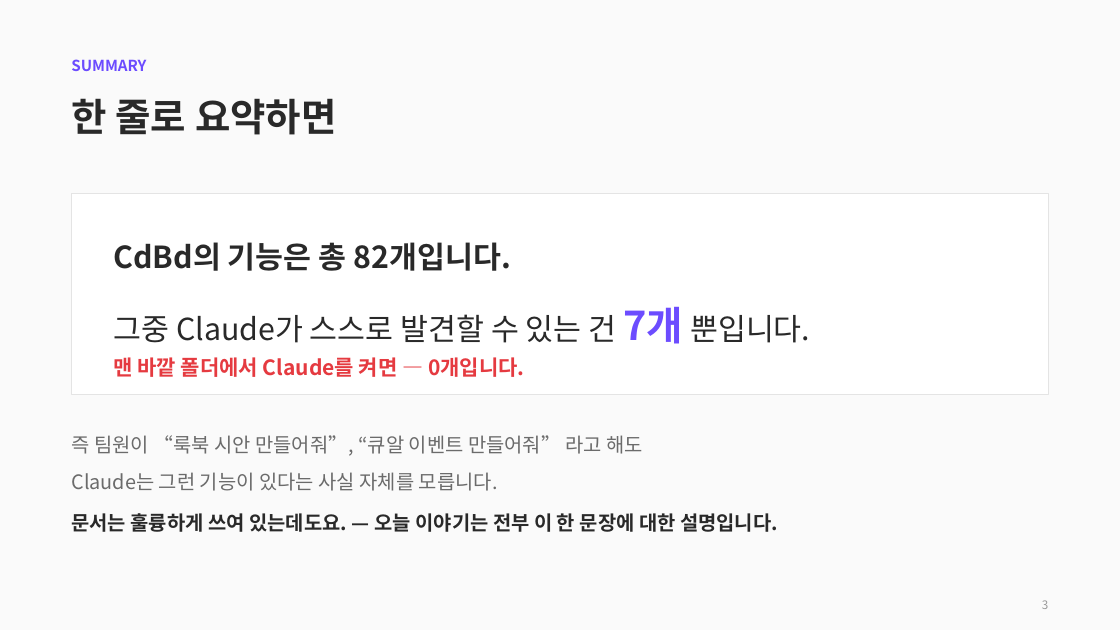
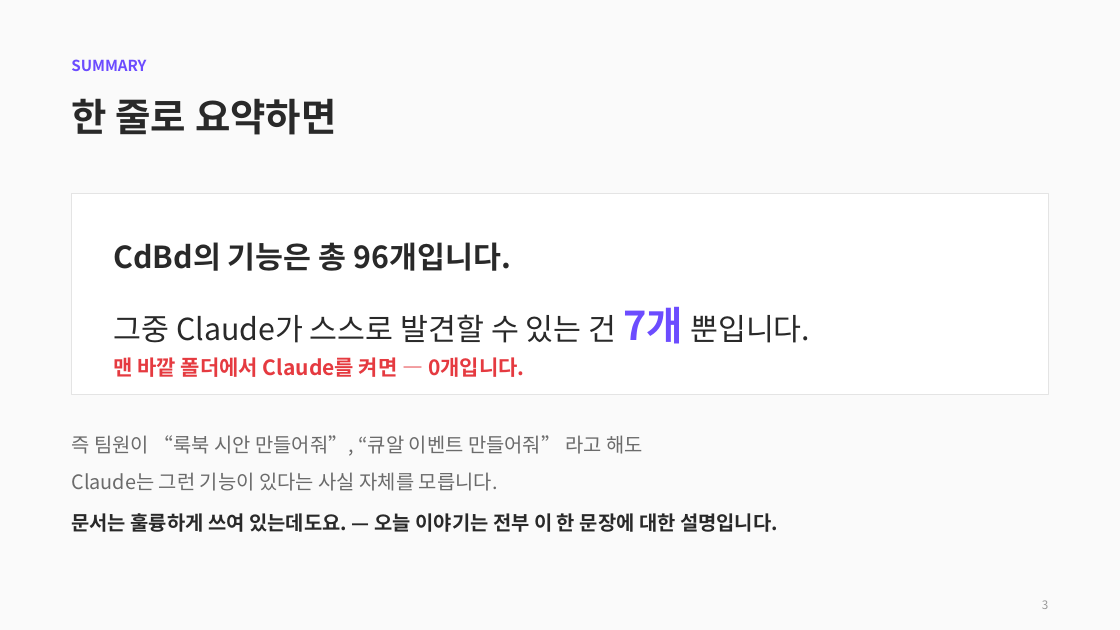
Before and after one commit to CdBd-in/design, a slide deck: slide 3 of CdBd 문서 체계 진단 및 개편 제안.pptx. Drawn at 1120x630 pixels with LibreOffice and Linux fonts; fonts in the diff are those of the drawing. Boxes give left, top, right and bottom in pixels: in the first picture for what was removed or moved away, otherwise in the second. Text is boxed around its words. In the diff, an @@ line names an element or a change of style, - is before the commit and + after.

```diff
--- a/CdBd 문서 체계 진단 및 개편 제안.pptx
+++ b/CdBd 문서 체계 진단 및 개편 제안.pptx
@@ text at bbox=[113, 242, 512, 271]: text changed @@
-CdBd의 기능은 총 82개입니다.
+CdBd의 기능은 총 96개입니다.
```
Also in this commit, not shown: 17 other slides changed, 1 slide added, 1 other file.
